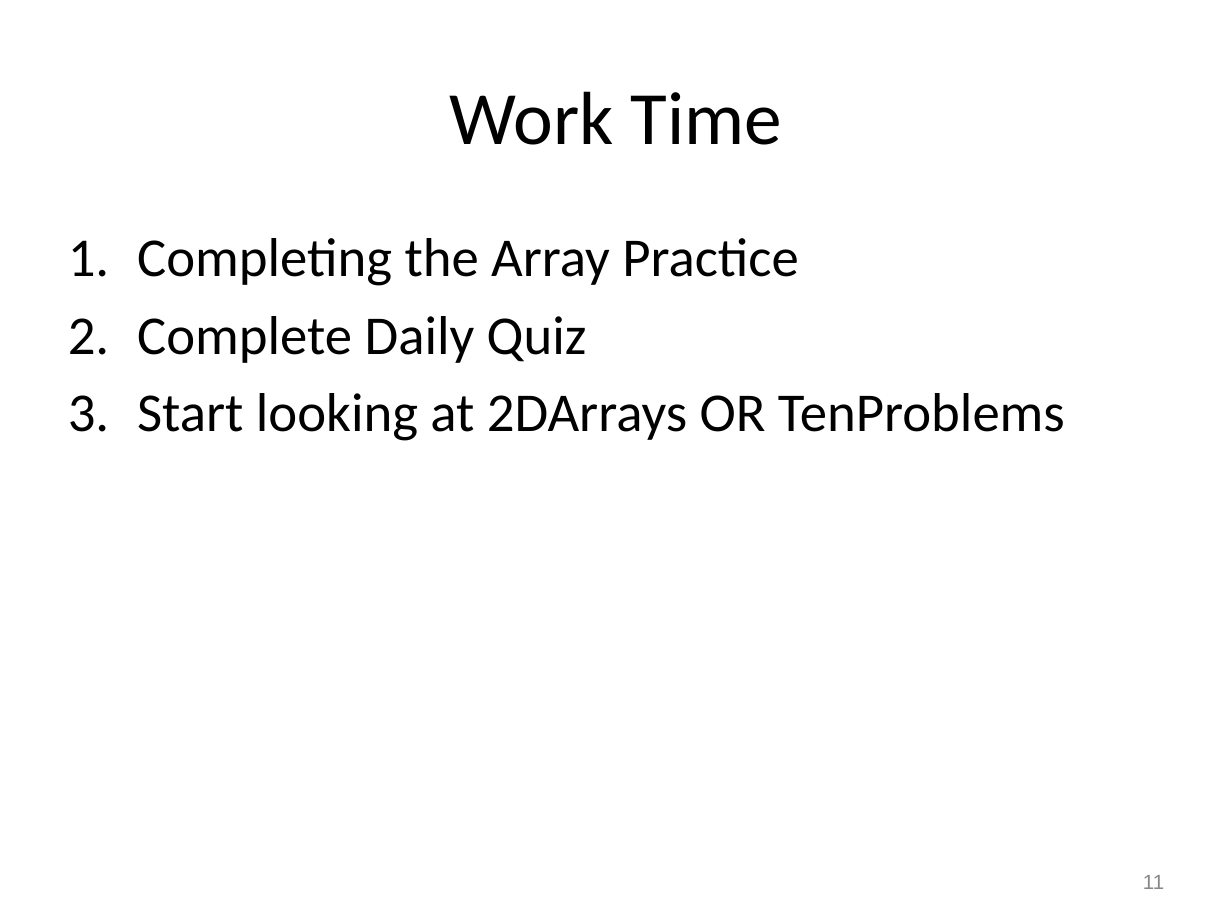
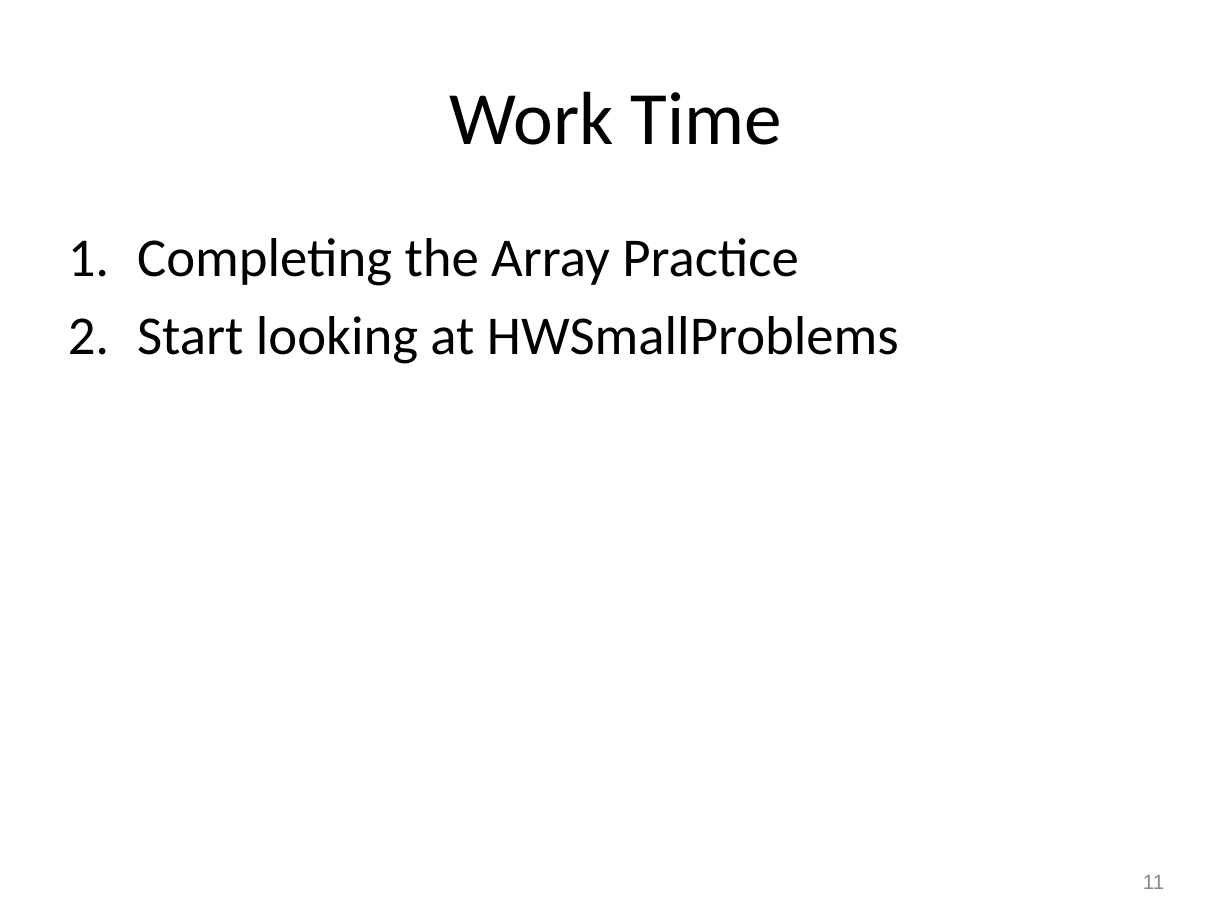
Before and after one commit to RHIT-CSSE/csse220, a slide deck: slide 11 of ClassMaterials/ArraysAnd2DArrays/Slides/Part0-ArrayAnd2DArraysIntro.pptx. Drawn at 1232x924 pixels with LibreOffice and Linux fonts; fonts in the diff are those of the drawing. Boxes give left, top, right and bottom in pixels: in the first picture for what was removed or moved away, otherwise in the second. Text is boxed around its words. In the diff, an @@ line names an element or a change of style, - is before the commit and + after.

Commit message:
Update ArraysAnd2DArrays Part0 slides for 202710

```diff
--- a/ClassMaterials/ArraysAnd2DArrays/Slides/Part0-ArrayAnd2DArraysIntro.pptx
+++ b/ClassMaterials/ArraysAnd2DArrays/Slides/Part0-ArrayAnd2DArraysIntro.pptx
@@ text at [137,316,899,364]: text changed @@
-2. Complete Daily Quiz
-3. Start looking at 2DArrays OR TenProblems
+2. Start looking at HWSmallProblems
```
Also in this commit, not shown: 1 other slide changed.
